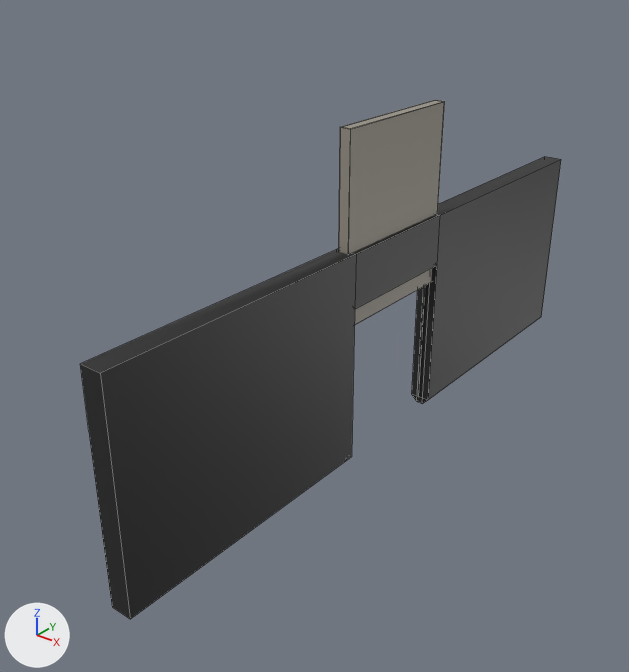
The FBX model Assets/Models/Environment/PoweredDoor.fbx: old version first, new version second.
Both versions are drawn from a 50 mm lens placed at (6.15, -9.33, 5.33), pointed at (-0.58, -0.91, 0.12). Lighting does not change. The marker at lower left points along +X, +Y and +Z. Mesh edges are drawn as thin lines. Where no turn or scale is listed for an object, it has been applied to the vertices.

The scene before the commit, as lines of its bpy script (objects in view):
```python
me_cube_039 = bpy.data.meshes.new('Cube.039')
me_cube_039.from_pydata(...)  # a box spanning x -0.08..0.08, y -1.06..1.06, z -1.3..1.3; a box spanning x -0.07..0.07, y -1.05..1.05, z -1.29..1.29
me_cube_039.materials.append(mat_material_007)  # grey #999488
me_cube_040 = bpy.data.meshes.new('Cube.040')
me_cube_040.from_pydata(...)  # 38 vertices, 32 faces; spans x -0.15..0.15, y -8.0..2.0, z -1.61..1.5
me_cube_040.materials.append(mat_material_006)  # black #222222
ob_cube_001 = bpy.data.objects.new('Cube.001', me_cube_039)
ob_cube_001.location = (0.0, 0.0, 1.77)
ob_wall = bpy.data.objects.new('Wall', me_cube_040)
ob_wall.location = (0.0, 3.0, 0.0)
```
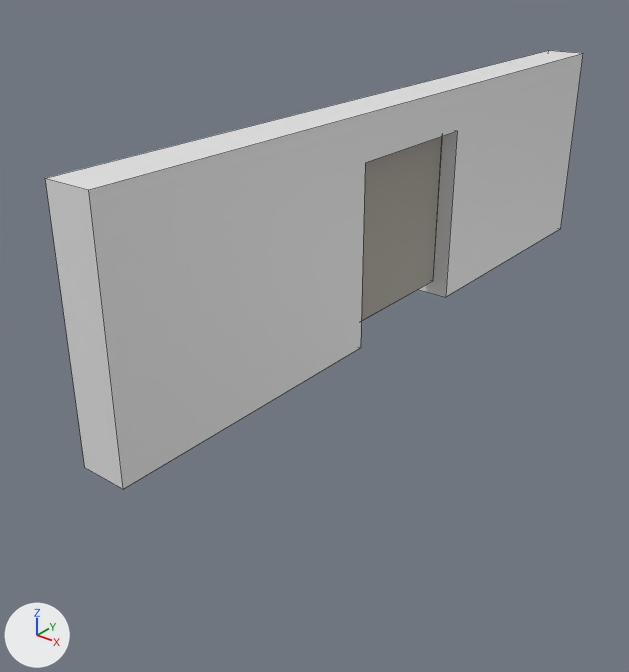
The newer file is also turned or shifted as a whole; pictures and numbers use the older file's frame.

Changed parts and their boxes (x1, y1, x2, y2) in the pictures (629 x 672 px):
'Cube', added: after (45, 51, 583, 489)
'Wall', deleted: before (80, 157, 561, 619)

What changed in the scene script:
```text
Add me_cube:
    me_cube.from_pydata([(-0.3, -5.0, -1.5), (-0.3, -5.0, 1.5), (-0.3, 5.0, -1.5), (-0.3, 5.0, 1.5), (0.3, -5.01, -1.49), (0.3, -5.01, 1.51), (0.3, 4.99, -1.49), (0.3, 4.99, 1.51), (-0.3, 1.06, 0.93), (-0.3, -1.06, 0.93), (-0.3, -1.06, -1.5), (-0.3, 1.06, -1.5), (0.3, -1.06, 0.93), (0.3, 1.05, 0.93), (0.3, -1.06, -1.49), (0.3, 1.05, -1.49)], [], [(0, 1, 3, 2, 11, 8, 9, 10), (2, 3, 7, 6), (6, 7, 5, 4, 14, 12, 13, 15), (4, 5, 1, 0), (4, 0, 10, 14), (11, 2, 6, 15), (7, 3, 1, 5), (15, 13, 8, 11), (9, 12, 14, 10), (8, 13, 12, 9)])
Remove ob_wall:
    ob_wall = bpy.data.objects.new('Wall', me_cube_040)
    ob_wall.location = (0.0, 3.0, 0.0)
Add ob_cube:
    ob_cube = bpy.data.objects.new('Cube', me_cube)
    ob_cube.location = (0.0, 0.0, 1.77)
```
